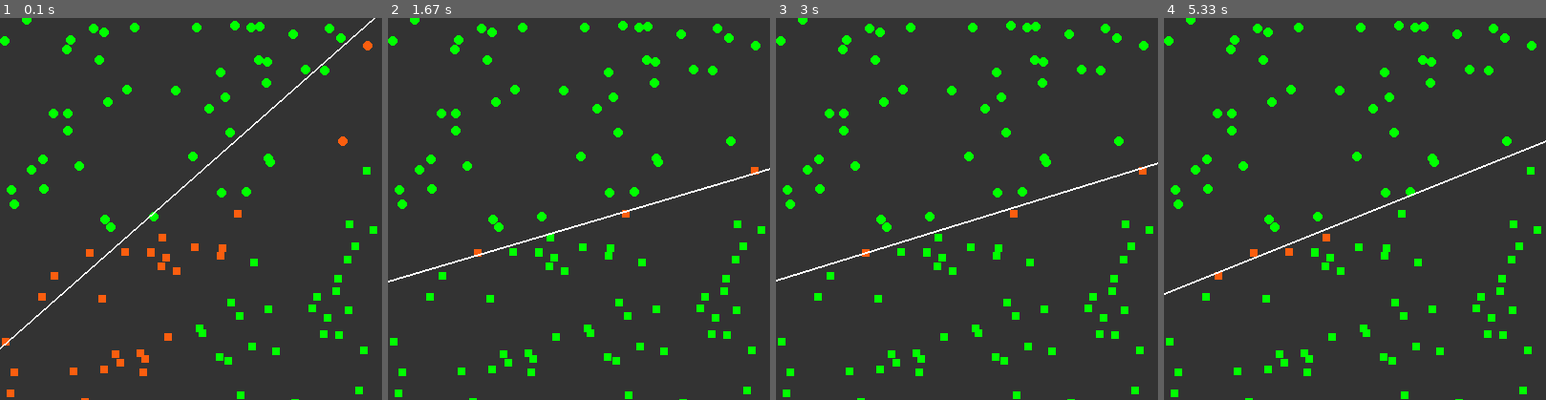
Above: before the commit, frames 1-4 (left to right).
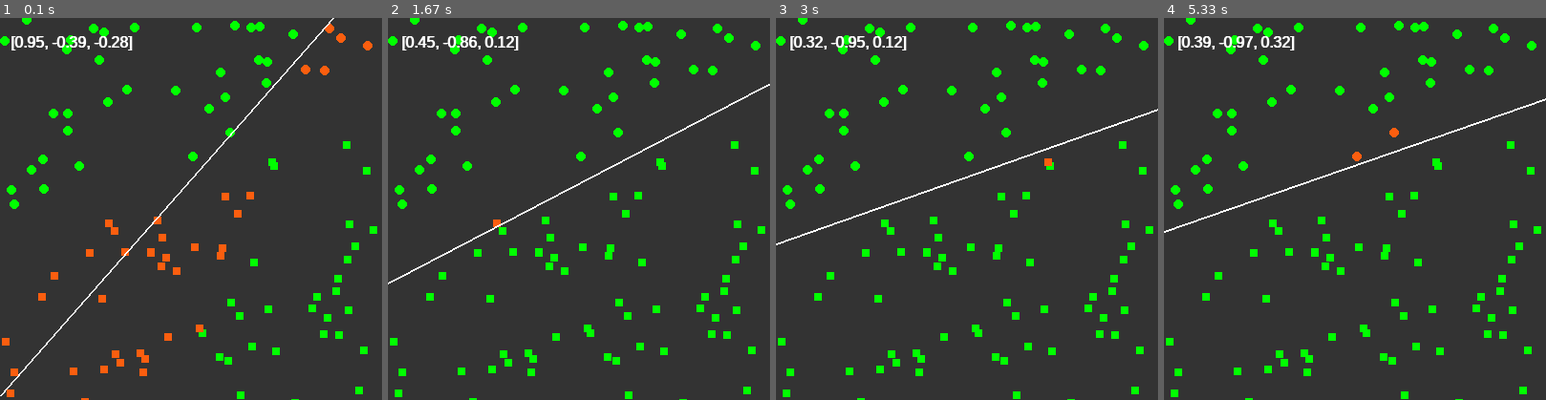
Above: after the commit, the same moments.

Repository: DHameete/pygames
Game: pygame game, started from 10_NeuralNetwork/main.py
Two runs of this game, one before a commit and one after it. Both use one fixed random seed, a clock stepped at 60 frames per second and the inputs below.
Inputs:
- Up to frame 1 (0.1 s): no input
- Up to frame 2 (1.67 s): no input
- Up to frame 3 (3 s): no input
- Up to frame 4 (5.33 s): no input

The runs differ from the first frame. In frame 1, 2.2% of the frame differs, in the area x 0-99%, y 0-99%; in frame 2, 2.0%; in frame 3, 2.0%; in frame 4, 2.2%.

Commit message:
Start of multilayer neural network

Diff:
--- a/10_NeuralNetwork/main.py
+++ b/10_NeuralNetwork/main.py
@@ -5,6 +5,7 @@
 from settings import *
 from perceptron import Perceptron
 from point import Point
+from nn import NeuralNetwork
 
 
 def main():
@@ -23,8 +24,12 @@
     clock = pygame.time.Clock()
 
     # Font
-    font = pygame.font.SysFont('Arial', 36)
+    font = pygame.font.SysFont('Arial', 16)
     font.set_bold(True)
+
+    # Text
+    text4 = font.render(f'{0}', True, WHITE)
+    text_rect4 = text4.get_rect(center=(20,25))
 
     # Initialize perceptrion
     p = Perceptron(3)
@@ -37,6 +42,8 @@
 
     # Next index to train perceptron
     nextind = 0
+
+    brain = NeuralNetwork(3,4,2)
 
     # loop
     while True:
@@ -62,6 +69,12 @@
         # Show perceptrion
         p.show(displaysurface)
 
+        # Update and show text
+        w = [round(pw, 2) for pw in p.weights]
+        text4 = font.render(f'{w}', True, WHITE)
+        text_rect4 = text4.get_rect(center=(75,25))
+        displaysurface.blit(text4,text_rect4)
+
         # Increment index
         nextind = (nextind + 1) % len(points)
 
--- /dev/null
+++ b/10_NeuralNetwork/nn.py
@@ -0,0 +1,10 @@
+import pygame
+
+from settings import *
+
+class NeuralNetwork:
+
+    def __init__(self, numI, numH, numO):
+        self.input_nodes = numI
+        self.hidden_nodes = numH
+        self.output_nodes = numO
--- a/10_NeuralNetwork/point.py
+++ b/10_NeuralNetwork/point.py
@@ -5,7 +5,7 @@
 
 def f_line(x):
     # y = mx + b
-    return 0.3 * x + 0*0.2
+    return 0.3 * x + 0.2
 
 class Point:
 
